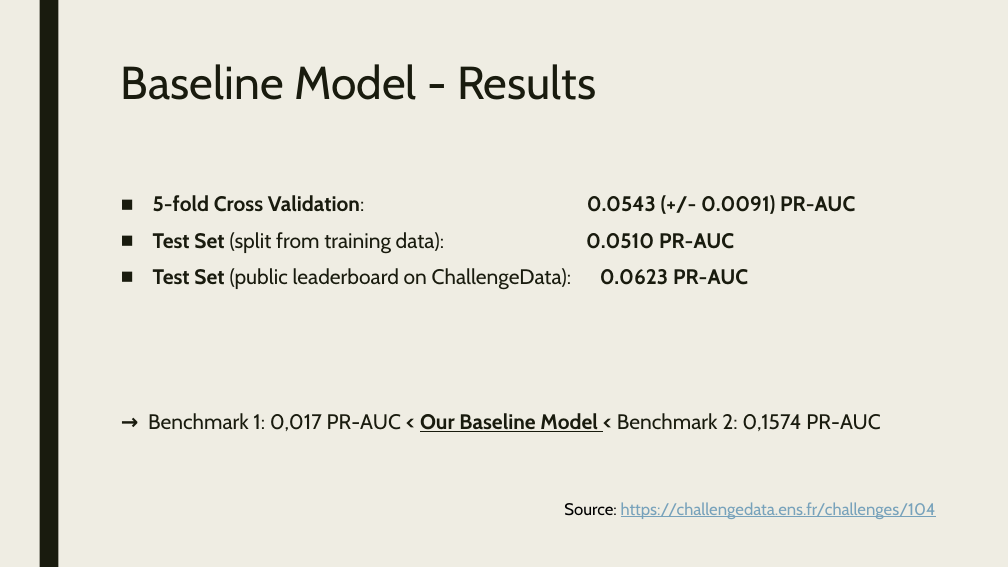
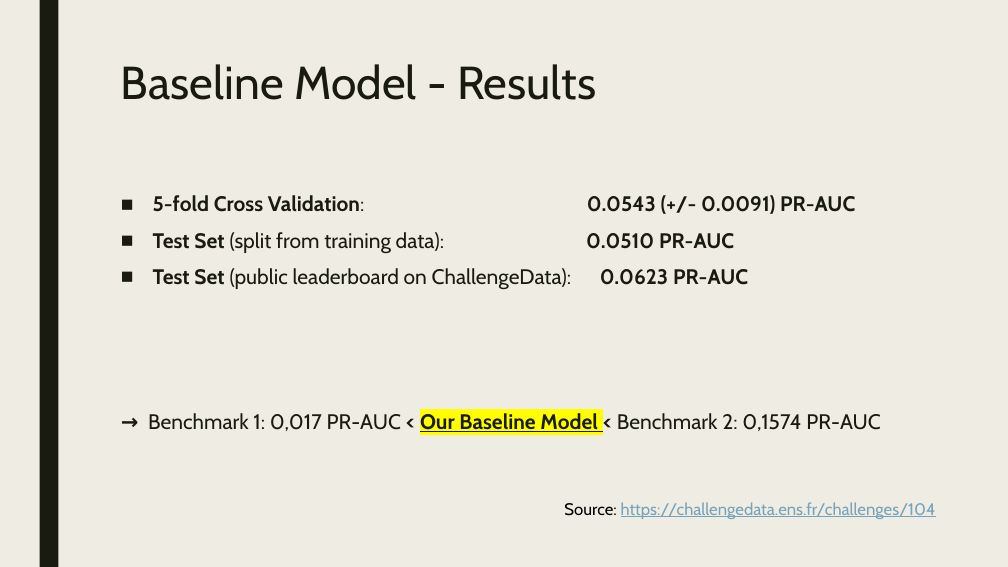
Before and after one commit to tomhillekamp/adv_ml_fraud_detection, a slide deck: slide 9 of 4_Presentation/fraud_detection.pptx. Drawn at 1008x567 pixels with LibreOffice and Linux fonts; fonts in the diff are those of the drawing. Boxes give left, top, right and bottom in pixels: in the first picture for what was removed or moved away, otherwise in the second. Text is boxed around its words. In the diff, an @@ line names an element or a change of style, - is before the commit and + after.

```diff
--- a/4_Presentation/fraud_detection.pptx
+++ b/4_Presentation/fraud_detection.pptx
@@ text at (148,413,880,432): highlight none to #FFFF00 in "Our Baseline Model" @@
```
Also in this commit, not shown: 4 other slides changed, 2 other files.
